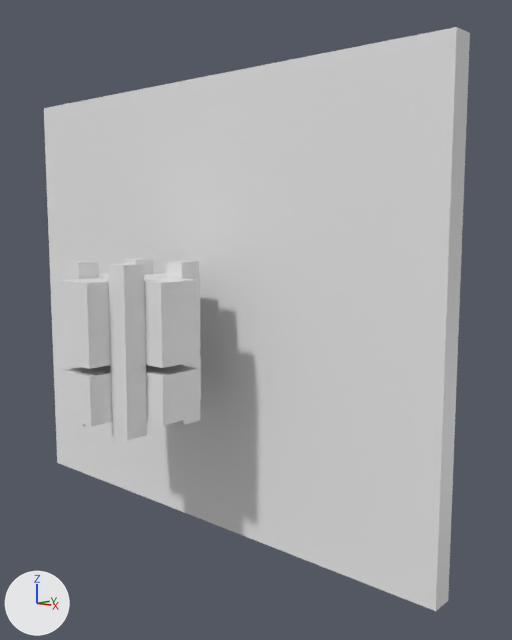
Two versions of the Blender file X com colunas.blend, one commit apart.
One viewpoint serves both versions: a 50 mm camera at (24.0, -19.0, 8.9) aimed at (3.4, 4.1, 4.8). Every picture has the same lights, and +X, +Y and +Z are marked at lower left.
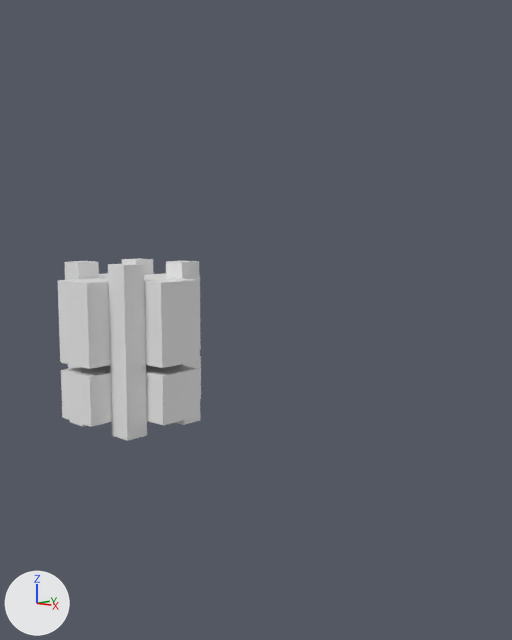
Changed parts and their boxes [x1, y1, x2, y2] in the pictures (512 x 640 px):
'Cube.001', hidden: before [44, 27, 470, 611]

Edits to the bpy script that builds the scene:
```text
Change ob_cube_001:
    add ob_cube_001.hide_set(True)
```
